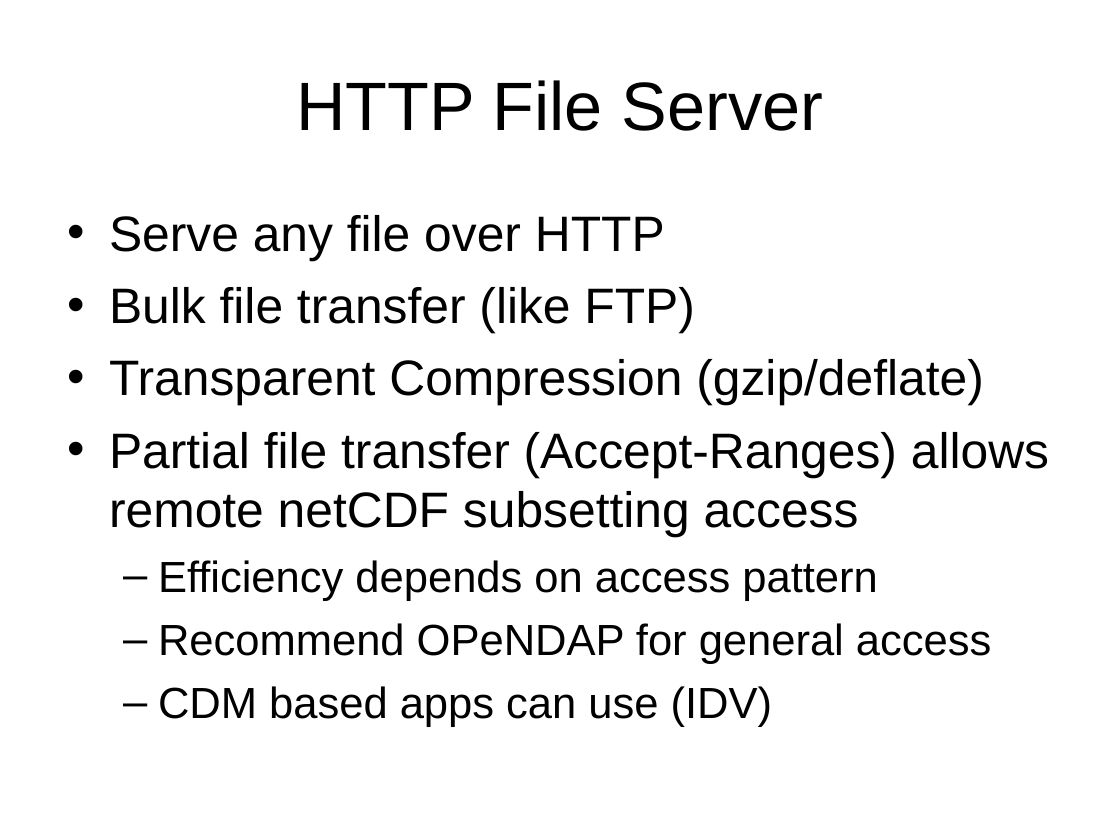
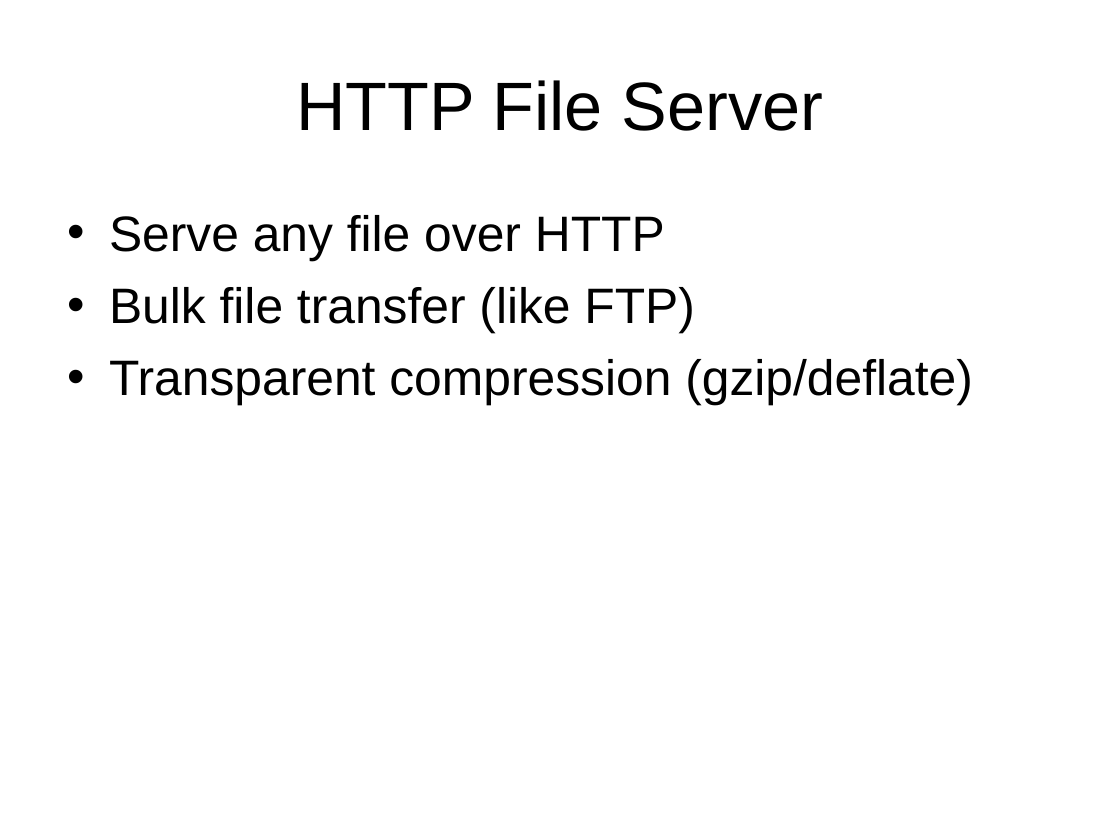
Before and after one commit to ooici-eoi/THREDDS, a slide deck: slide 8 of docs/web/thredds/tech/tutorial/TDS Data Services.ppt (slide 4 before the commit). Drawn at 1120x840 pixels with LibreOffice and Linux fonts; fonts in the diff are those of the drawing; background and template pictures are left out. Boxes give left, top, right and bottom in pixels: in the first picture for what was removed or moved away, otherwise in the second. Text is boxed around its words. In the diff, an @@ line names an element or a change of style, - is before the commit and + after.

```diff
--- a/docs/web/thredds/tech/tutorial/TDS Data Services.ppt
+++ b/docs/web/thredds/tech/tutorial/TDS Data Services.ppt
@@ text at bbox=[109, 359, 973, 406]: text changed @@
-• Transparent Compression (gzip/deflate)
-• Partial file transfer (Accept-Ranges) allows remote netCDF subsetting access
-  – Efficiency depends on access pattern
-  – Recommend OPeNDAP for general access
-  – CDM based apps can use (IDV)
+• Transparent compression (gzip/deflate)
```
Also in this commit, not shown: 9 other slides changed, 11 slides added, 5 other files.
